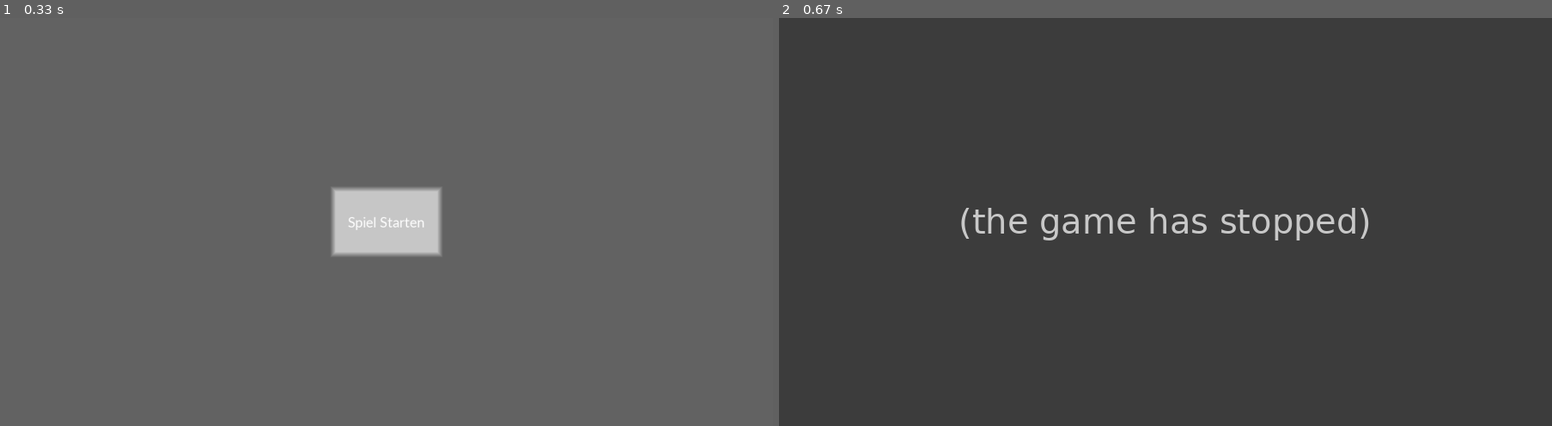
Above: before the commit, frames 1-2 (left to right).
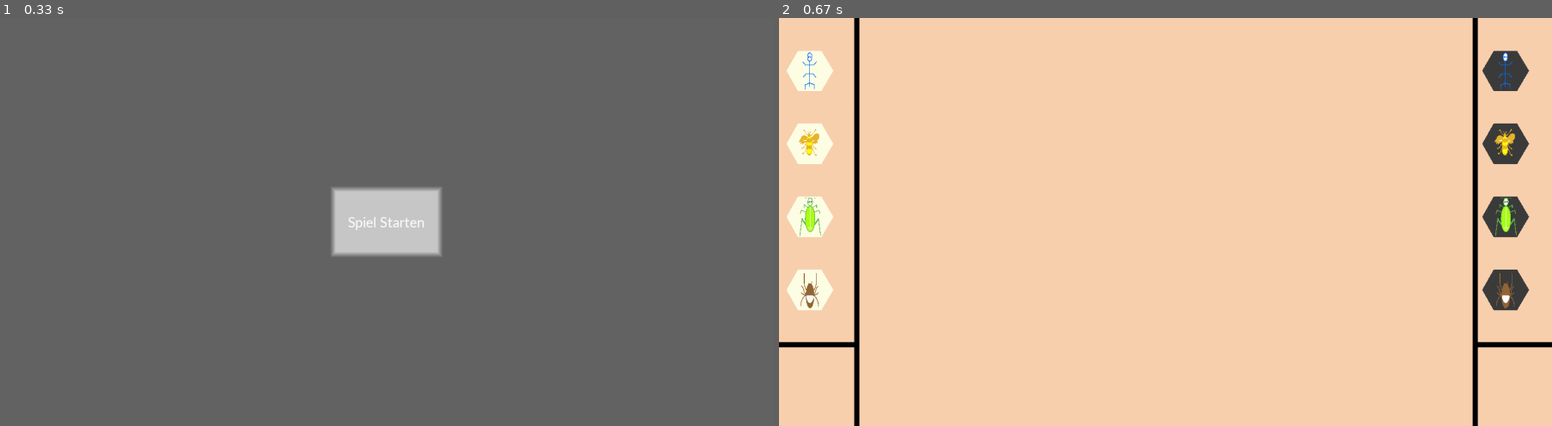
Above: after the commit, the same moments.

Repository: donnyhai/games
Game: pygame game, started from window.py
Two runs of this game, one before a commit and one after it. Both use one fixed random seed, a clock stepped at 60 frames per second and the inputs below.
Inputs (mouse positions are in pixels of both pictures, inside the frame that each line leads up to):
- Up to frame 1 (0.33 s): no input
- Up to frame 2 (0.67 s): click (1165, 222) at 0.38 s

Frame 1 is identical in both runs. In frame 2, 99% of the frame differs, in the area x 0-100%, y 0-100%.
Error before the commit: TypeError: hexagon_stone.getting_hexa() takes 2 positional arguments but 3 were given (hexag...; the game stopped at 0.38 s (later frames are placeholders)

Commit message:
[T] small bug fixed
self missing in method getting_hexa in hexagon_stone, double import stone fixed

Diff:
--- a/creating_board.py
+++ b/creating_board.py
@@ -1,4 +1,4 @@
-import pygame, os, stone, stone, hexagon_stone as hs
+import pygame, os, stone, hexagon_stone as hs
 
 
 def white_background(surface, window_size):
--- a/hexagon_stone.py
+++ b/hexagon_stone.py
@@ -10,7 +10,7 @@
         self.stone = stone
         self.pixel_position = pixel_position
 
-    def getting_hexa(scaling_ratio, start_vector):
+    def getting_hexa(self, scaling_ratio, start_vector):
         hex_coords = [(0,0), (1,0), (1.5, 3**(1/2)/2), (1, 3**(1/2)), (0,3**(1/2)), (-0.5, 3**(1/2)/2)]
         scaled_coords = []
         for x,y in hex_coords:
